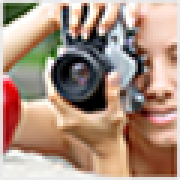
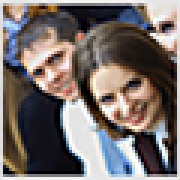
The second 180x180 image is a revision of the first. Changes to its layers:
added layer "Layer 84" above "图层 1" over [0, 0, 180, 180]
